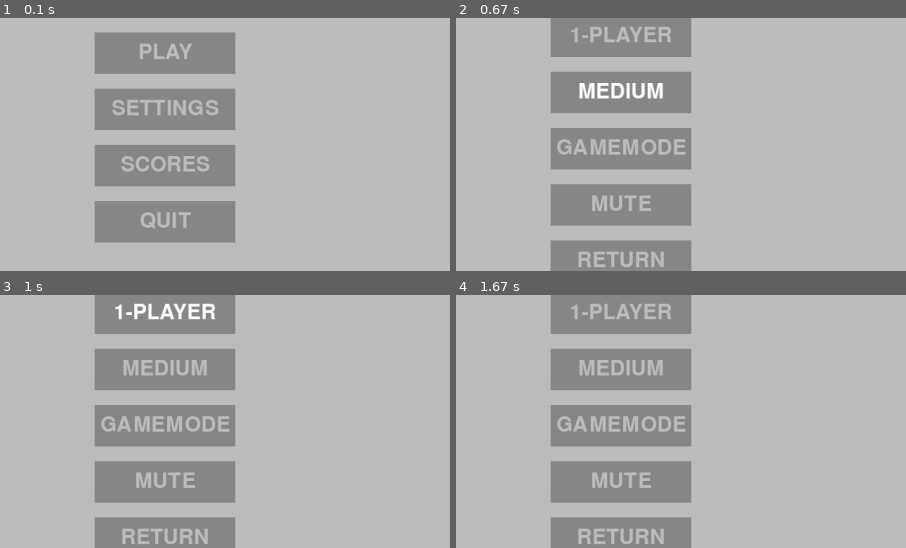
Above: before the commit, frames 1-4 (two rows, left to right).
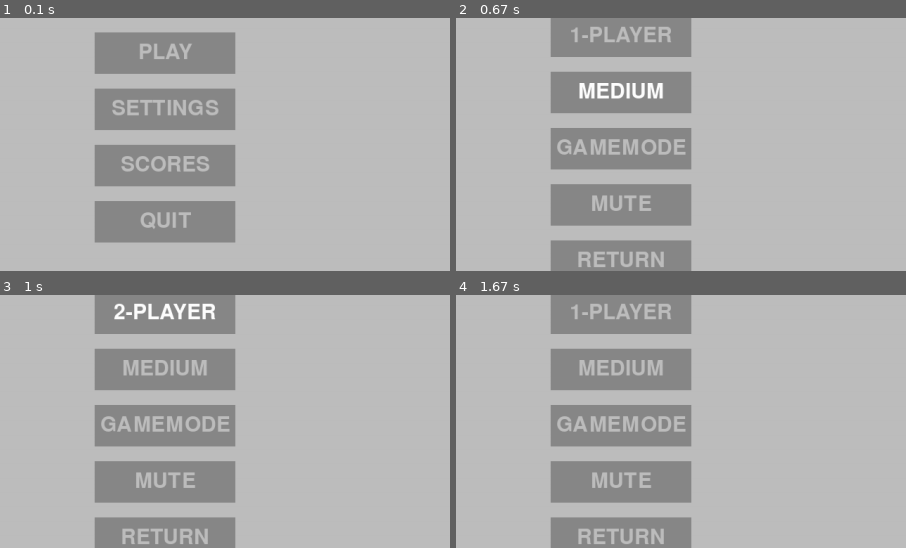
Above: after the commit, the same moments.

Repository: EricNohara/PyGame-Circumventor
Game: pygame game, started from betagame.py
Same seed, same stepped clock (60 frames per second), same inputs: the game is played once before the commit and once after it.
Inputs (mouse positions are % of the whole screen's width and height, from its top left):
- Up to frame 1 (0.1 s): no input
- Up to frame 2 (0.67 s): click (50, 50) at 0.38 s
- Up to frame 3 (1 s): click "1-PLAYER" at 0.72 s
- Up to frame 4 (1.67 s): click (50, 36) at 1.05 s, where only the run after the commit has a clickable "2-PLAYER"; click (87, 85) at 1.38 s
The pictures show only the part of the screen within x 32-82%, y 32-82%; the shares and areas given below are measured in that part.

Frames 1-2 are identical in both runs. In frame 3, 0.1% of the frame differs, in the area x 25-28%, y 3-10%; in frame 4, nothing differs.

Commit message:
added functionality to the add players button

Diff:
--- a/betagame.py
+++ b/betagame.py
@@ -17,6 +17,7 @@
 SCORES = [0,0,0,0,0]
 MUTED = False
 DIFFICULTY_SETTING = "Medium"
+NUM_PLAYERS = 1
 
 font = pg.font.Font('freesansbold.ttf', 30)
 header_font = pg.font.Font('freesansbold.ttf', 60)
@@ -151,7 +152,7 @@
         clock.tick(60)
 
 def settings(return_menu_type):
-    global MUTED, DIFFICULTY_SETTING
+    global MUTED, DIFFICULTY_SETTING, NUM_PLAYERS
     pg.display.set_caption("Settings")
     while True:
         screen.fill("grey")
@@ -180,6 +181,11 @@
                     DIFFICULTY_BTN.update_text("EASY")
                 else:
                     DIFFICULTY_BTN.update_text("MEDIUM")
+            elif btn == PLAYER_NUM_BTN:
+                if NUM_PLAYERS == 2:
+                    PLAYER_NUM_BTN.update_text("2-PLAYER")
+                else:
+                    PLAYER_NUM_BTN.update_text("1-PLAYER")
             btn.changeColor(MOUSE_POS)
             btn.update(screen)
 
@@ -191,6 +197,11 @@
             elif event.type == pg.MOUSEBUTTONDOWN:
                 if RETURN_BTN.checkForInput(MOUSE_POS):
                     menu_screen(return_menu_type)
+                if PLAYER_NUM_BTN.checkForInput(MOUSE_POS):
+                    if NUM_PLAYERS == 1:
+                        NUM_PLAYERS = 2
+                    else:
+                        NUM_PLAYERS = 1
                 if DIFFICULTY_BTN.checkForInput(MOUSE_POS):
                     if DIFFICULTY_SETTING == "Medium":
                         DIFFICULTY_SETTING = "Hard"
